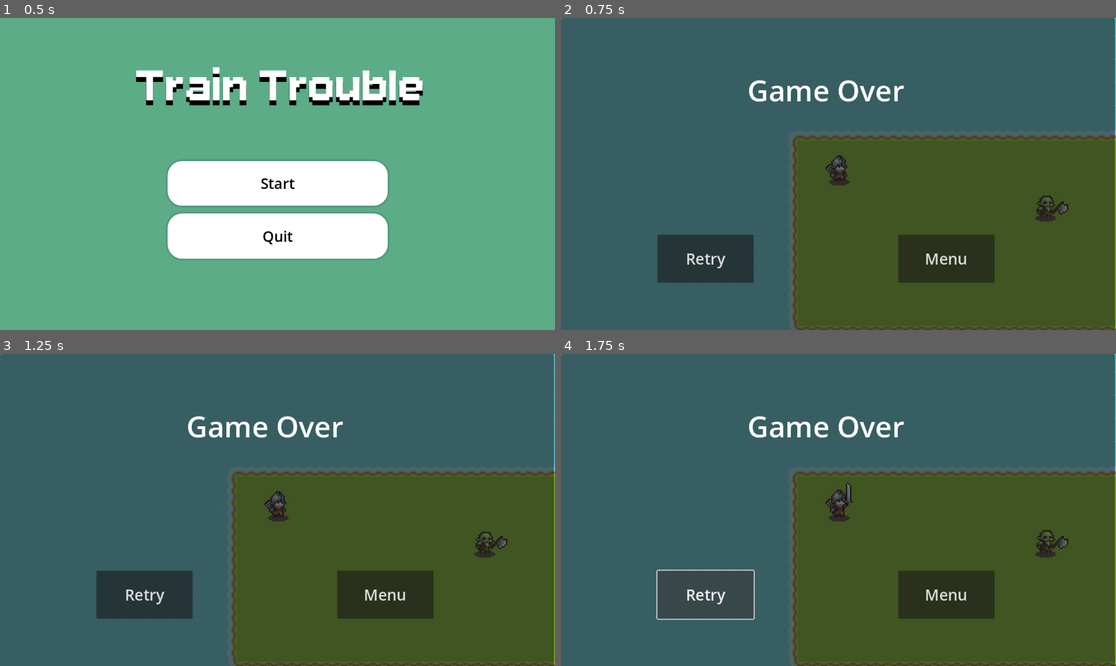
Above: before the commit, frames 1-4 (two rows, left to right).
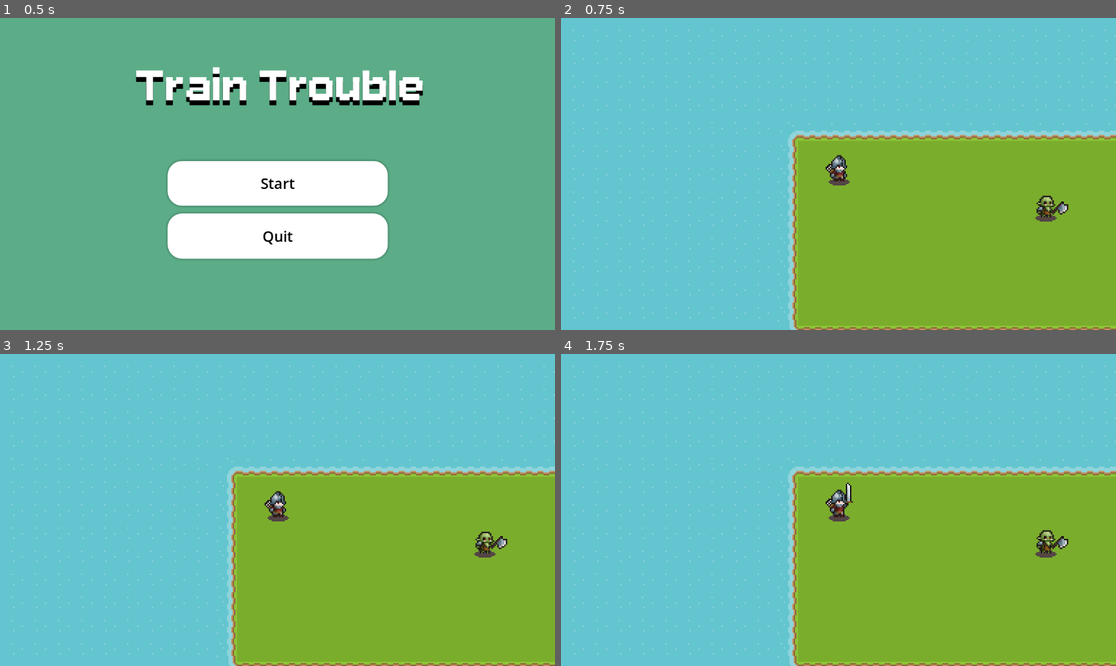
Above: after the commit, the same moments.

Repository: EyeAmTheOne/CS180_Project
Game: Godot game, scene res://ui/menus/MainMenu.tscn
Two runs of this game, one before a commit and one after it. Both use one fixed random seed, a clock stepped at 60 frames per second and the inputs below.
Inputs (mouse positions are in pixels of both pictures, inside the frame that each line leads up to):
- Up to frame 1 (0.5 s): no input
- Up to frame 2 (0.75 s): click "Start" at 0.5 s
- Up to frame 3 (1.25 s): no input
- Up to frame 4 (1.75 s): click (705, 594) at 1.25 s, where only the run before the commit has a clickable "Retry"

Frame 1 is identical in both runs. In frame 2, 100% of the frame differs, in the area x 0-100%, y 0-100%; in frame 3, 100%; in frame 4, 100%.

Commit message:
Implement functional buttons in game over screen

Diff:
--- a/main.tscn
+++ b/main.tscn
@@ -1,8 +1,9 @@
-[gd_scene load_steps=6 format=4 uid="uid://cqow47bch5ocs"]
+[gd_scene load_steps=7 format=4 uid="uid://cqow47bch5ocs"]
 
 [ext_resource type="PackedScene" uid="uid://4v1f6nfxhn7v" path="res://player/Player.tscn" id="1_ig7tw"]
 [ext_resource type="Texture2D" uid="uid://did1a58w3unb7" path="res://assets/art/roguelikeSheet_transparent.png" id="2_0xm2m"]
 [ext_resource type="PackedScene" uid="uid://b413ipsgp3sfv" path="res://systems/ai/Enemy.tscn" id="3_h2yge"]
+[ext_resource type="Script" uid="uid://bi1npit5ir82" path="res://ui/Game Over/game_over_screen.gd" id="4_1bvp3"]
 
 [sub_resource type="TileSetAtlasSource" id="TileSetAtlasSource_h2yge"]
 texture = ExtResource("2_0xm2m")
@@ -1810,6 +1811,7 @@
 y_sort_enabled = true
 
 [node name="Player" parent="." instance=ExtResource("1_ig7tw")]
+process_mode = 3
 y_sort_enabled = true
 position = Vector2(28, 28)
 
@@ -1828,6 +1830,8 @@
 position = Vector2(171, 46)
 
 [node name="GameOverScreen" type="CanvasLayer" parent="."]
+process_mode = 2
+script = ExtResource("4_1bvp3")
 
 [node name="Panel" type="Panel" parent="GameOverScreen"]
 anchors_preset = -1
@@ -1866,3 +1870,6 @@
 offset_bottom = 550.0
 theme_override_font_sizes/font_size = 32
 text = "Menu"
+
+[connection signal="pressed" from="GameOverScreen/RetryButton" to="GameOverScreen" method="_on_retry_button_pressed"]
+[connection signal="pressed" from="GameOverScreen/MenuButton" to="GameOverScreen" method="_on_menu_button_pressed"]
--- a/player/player.gd
+++ b/player/player.gd
@@ -66,7 +66,7 @@
 
 func _on_player_health_health_depleted() -> void:
 	player_active = false
-	print("YOU HAVE DIED")
+	get_node("../GameOverScreen").game_over()
 
 
 func _on_hurt_box_received_damage(damage: int) -> void:
--- a/systems/ai/enemy.gd
+++ b/systems/ai/enemy.gd
@@ -81,6 +81,6 @@
 
 
 func _on_hurt_box_received_damage(damage: int) -> void:
-	if enemy_active:
+	if enemy_active and !current_attack:
 		stun = true
 		animation_player.play("Hurt")
--- /dev/null
+++ b/ui/Game Over/game_over_screen.gd
@@ -0,0 +1,19 @@
+extends CanvasLayer
+
+func _ready():
+	self.hide()
+
+
+func _on_retry_button_pressed() -> void:
+	get_tree().paused = false
+	get_tree().reload_current_scene()
+
+
+func _on_menu_button_pressed() -> void:
+	get_tree().paused = false
+	get_tree().change_scene_to_file("res://ui/menus/MainMenu.tscn")
+
+
+func game_over():
+	self.show()
+	get_tree().paused = true
Not shown, added: ui/Game Over/game_over_screen.gd.uid
